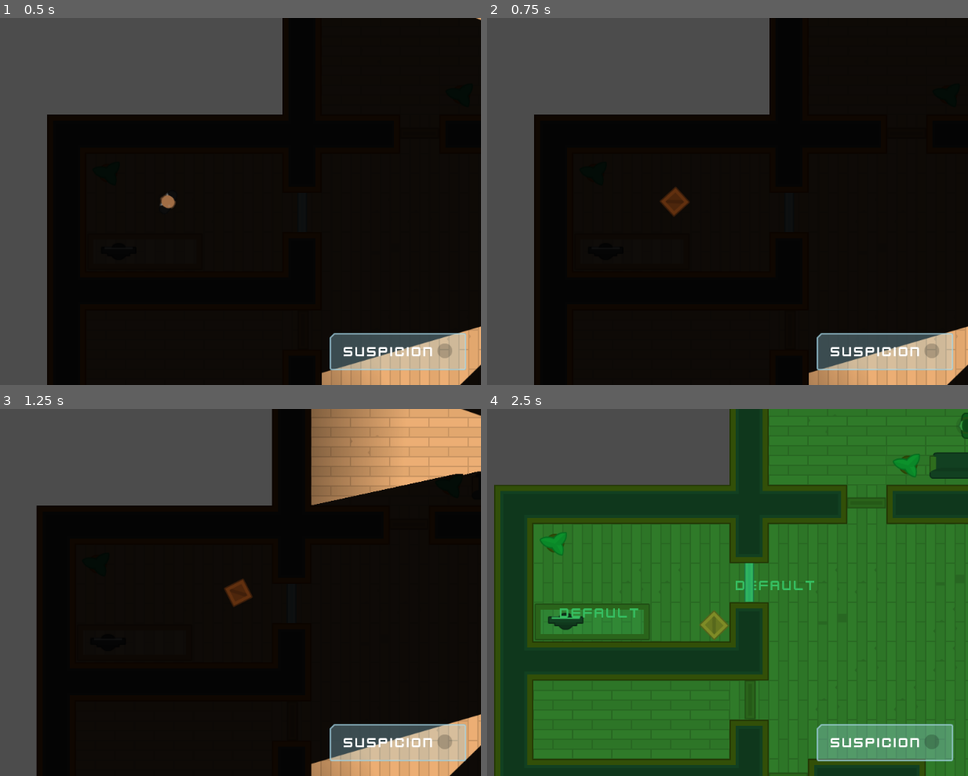
Above: before the commit, frames 1-4 (two rows, left to right).
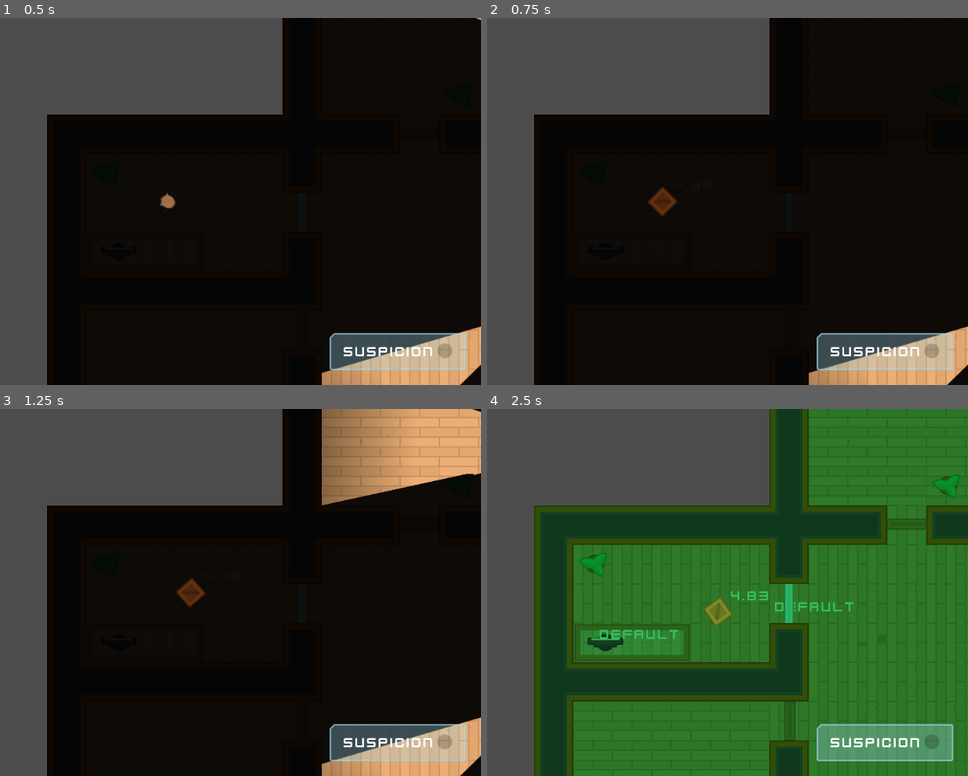
Above: after the commit, the same moments.

Repository: andrearomagnoli/godot-heist-meisters
Game: Godot game, scene res://Levels/Level1.tscn
Two runs of this game, one before a commit and one after it. Both use one fixed random seed, a clock stepped at 60 frames per second and the inputs below.
Inputs (mouse positions are in pixels of both pictures, inside the frame that each line leads up to):
- Up to frame 1 (0.5 s): no input
- Up to frame 2 (0.75 s): tap Enter at 0.5 s; move the mouse to (790, 329) at 0.52 s; hold D (move_right) from 0.53 s (still down); tap E (toggle_disguise) at 0.6 s; click (790, 329) at 0.67 s
- Up to frame 3 (1.25 s): keep holding D (move_right)
- Up to frame 4 (2.5 s): move the mouse to (895, 522) at 1.27 s; release D (move_right) at 1.28 s; hold S (move_down) 1.28-2.03 s; tap E (toggle_disguise) at 1.35, 2.3 s; click (895, 522) at 1.42 s; move the mouse to (756, 585) at 2.02 s; hold D (move_right) from 2.03 s (still down); tap F (toggle_vision_mode) at 2.1 s; click (756, 585) at 2.17 s

Frame 1 is identical in both runs. In frame 2, 0.4% of the frame differs, in the area x 33-43%, y 45-55%; in frame 3, 4.6%; in frame 4, 43%, in the area x 1-100%, y 0-100%.

Commit message:
Disguise slowdown, countdown and total amount

Diff:
--- a/Characters/Player.tscn
+++ b/Characters/Player.tscn
@@ -1,8 +1,9 @@
-[gd_scene load_steps=4 format=2]
+[gd_scene load_steps=5 format=2]
 
 [ext_resource path="res://GFX/PNG/Hitman 1/hitman1_stand.png" type="Texture" id=1]
 [ext_resource path="res://Characters/TemplateCharacter.tscn" type="PackedScene" id=2]
 [ext_resource path="res://Player.gd" type="Script" id=3]
+[ext_resource path="res://Interface/theme.tres" type="Theme" id=4]
 
 [node name="Player" instance=ExtResource( 2 )]
 collision_mask = 14
@@ -18,3 +19,21 @@
 [node name="Light2D" type="Light2D" parent="." index="3"]
 texture = ExtResource( 1 )
 energy = 0.75
+
+[node name="Timer" type="Timer" parent="." index="4"]
+one_shot = true
+
+[node name="DisguiseLabel" type="Label" parent="." index="5"]
+visible = false
+margin_left = 20.8569
+margin_top = -39.5446
+margin_right = 85.8569
+margin_bottom = -12.5446
+rect_pivot_offset = Vector2( -20.857, 39.545 )
+theme = ExtResource( 4 )
+text = "0.00"
+__meta__ = {
+"_edit_group_": true,
+"_edit_use_anchors_": false
+}
+[connection signal="timeout" from="Timer" to="." method="reveal"]
--- a/Levels/Level1.tscn
+++ b/Levels/Level1.tscn
@@ -57,7 +57,7 @@
 [node name="Player" parent="." index="1"]
 position = Vector2( -380.356, -242.223 )
 
-[node name="Camera2D" parent="Player" index="3"]
+[node name="Camera2D" parent="Player" index="4"]
 visible = false
 
 [node name="Camera" parent="Cameras" index="0" instance=ExtResource( 2 )]
--- a/Player.gd
+++ b/Player.gd
@@ -2,12 +2,19 @@
 
 var motion = Vector2()
 var disguised = false
+var velocity_multiplier = 1
 #var torch_on = true
+
+export var disguise_slowdown = 0.25
+export var disguise_duration = 5
+export var number_of_disguises = 3
 
 onready var sprite = $Sprite
 onready var light = $Light2D
 onready var collider = $CollisionShape2D
 onready var occluder = $LightOccluder2D
+onready var timer = $Timer
+onready var disguise_label = $DisguiseLabel
 
 onready var player_texture = load("res://GFX/PNG/Hitman 1/hitman1_stand.png")
 onready var player_light = load("res://GFX/PNG/Hitman 1/hitman1_stand.png")
@@ -19,9 +26,18 @@
 onready var box_collider = load("res://Characters/BoxCollider.tres")
 
 
+func _ready():
+	timer.wait_time = disguise_duration
+
+
 func _physics_process(delta):
+
 	update_movement()
-	motion = move_and_slide(motion)
+	move_and_slide(motion * velocity_multiplier)
+
+	if disguised:
+		disguise_label.text = str(timer.time_left).pad_decimals(2)
+		disguise_label.set_rotation(-rotation)
 
 
 func _input(event):
@@ -58,7 +74,7 @@
 	if Input.is_action_just_pressed("toggle_disguise"):
 		if disguised:
 			reveal()
-		else:
+		elif number_of_disguises > 0:
 			disguise()
 
 
@@ -67,6 +83,10 @@
 	light.texture = player_light
 	collider.shape = human_collider
 	occluder.occluder = human_occluder
+	disguise_label.hide()
+
+	velocity_multiplier = 1
+
 	disguised = false
 	collision_layer = 1
 
@@ -76,8 +96,14 @@
 	light.texture = box_light
 	collider.shape = box_collider
 	occluder.occluder = box_occluder
+	disguise_label.show()
+
+	velocity_multiplier = disguise_slowdown
+
 	disguised = true
+	number_of_disguises -= 1
 	collision_layer = 16
+	timer.start()
 
 
 func toggle_torch():
